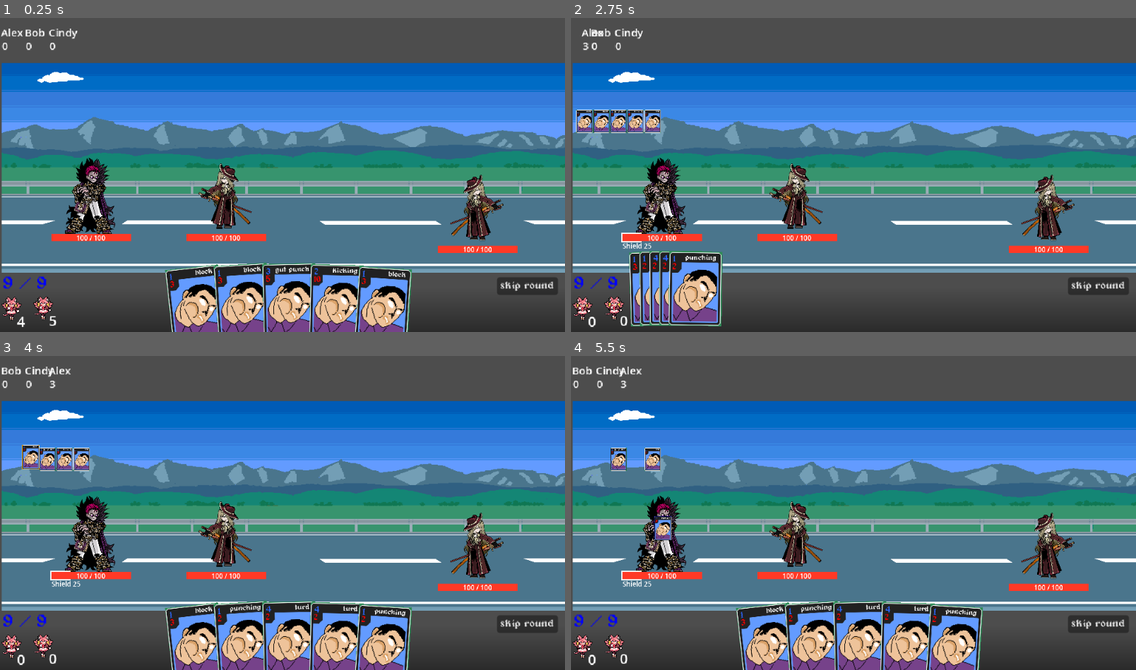
Above: before the commit, frames 1-4 (two rows, left to right).
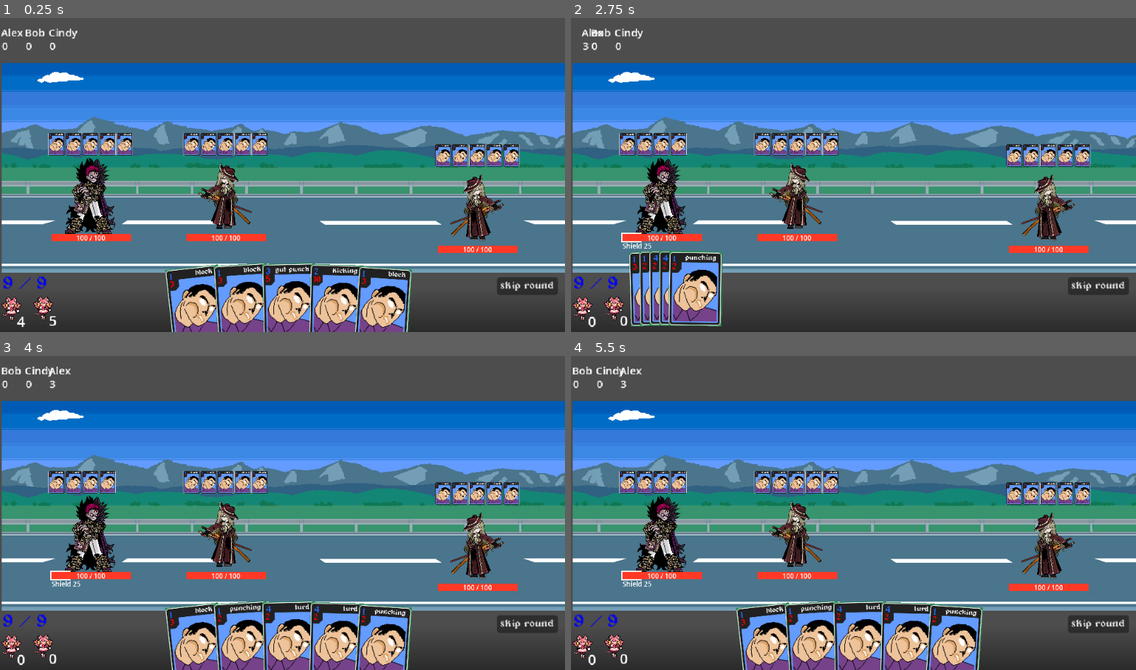
Above: after the commit, the same moments.

Repository: mewmewmyagic/card-game-main
Game: Godot game, scene res://scenes/battle/BattleScene.tscn
The game is run twice, just before and just after one commit, with the same random seed, the same clock (stepped at 60 frames per second) and the same inputs.
Inputs (mouse positions are in pixels of both pictures, inside the frame that each line leads up to):
- Up to frame 1 (0.25 s): no input
- Up to frame 2 (2.75 s): click "skip round" at 0.5 s; click "skip round" at 1.25 s; tap Enter at 2 s; drag from (768, 303) to (661, 196) at 2.02 s
- Up to frame 3 (4 s): drag from (11, 459) to (90, 534) at 2.77 s; move the mouse to (28, 459) at 3.52 s; hold D (Right) from 3.53 s (still down); hold Right mouse button (right_mouse) from 3.53 s (still down); click (28, 459) at 3.67 s
- Up to frame 4 (5.5 s): release D (Right) at 4.25 s; release Right mouse button (right_mouse) at 4.25 s; tap Space at 4.25 s; drag from (616, 459) to (661, 531) at 4.27 s; drag from (633, 459) to (661, 531) at 5.02 s

The runs differ from the first frame. In frame 1, 3.0% of the frame differs, in the area x 8-92%, y 36-48%; in frame 2, 3.9%, in the area x 0-92%, y 29-48%; in frame 3, 3.7%; in frame 4, 3.5%.

Commit message:
some bs

Diff:
--- a/Scripts/battle/battle_ui.gd
+++ b/Scripts/battle/battle_ui.gd
@@ -1,7 +1,7 @@
 extends CanvasLayer
 
 @export var battle_state: BattleState
-@export var the_hand_ui: TheHand
+@export var the_hand_ui: PlayerHand
 @export var stamina_ui: StaminaUI
 @export var turn_ui: TurnUI
 @export var draw_pile_ui: CardPileUI
--- a/Scripts/battle/event_bus.gd
+++ b/Scripts/battle/event_bus.gd
@@ -4,7 +4,7 @@
 signal card_play_requested(card: Card, source: Combatant, target: Combatant)
 signal card_played(card: Card, source: Combatant)
 signal card_play_rejected(card: Card, source: Combatant)
-signal card_ui_play_rejected(card_ui: CardUI)  # UI-specific, see below
+signal card_ui_play_rejected(card_ui: HandCardUI)  # UI-specific, see below
 signal turn_end_request()
 
 #Turns
--- a/Scripts/battle_ui/the_hand_ui.gd
+++ b/Scripts/battle_ui/player_hand_ui.gd
@@ -1,5 +1,5 @@
 extends Control
-class_name TheHand
+class_name PlayerHand
 
 ## Base spacing between cards divided down from a reference value
 const CARD_SPACING: float = 110
@@ -16,7 +16,7 @@
 
 
 @export var card_ui_scene: PackedScene
-var cards: Array[CardUI] = []
+var cards: Array[HandCardUI] = []
 var card_to_ui: Dictionary = {}
 var hand_pile: CardPile
 var card_play_manager: CardPlayManager
@@ -72,7 +72,7 @@
 	_update_layout()
 
 func _spawn_card(card: Card) -> void:
-	var card_ui := card_ui_scene.instantiate() as CardUI
+	var card_ui := card_ui_scene.instantiate() as HandCardUI
 	card_ui.card = card
 	card_ui.owner_combatant = source_combatant
 	card_ui.request_snap_back.connect(request_relayout)
@@ -80,7 +80,7 @@
 	card_to_ui[card] = card_ui
 
 func _despawn_card(card: Card) -> void:
-	var card_ui: CardUI = card_to_ui[card]
+	var card_ui: HandCardUI = card_to_ui[card]
 	card_to_ui.erase(card)
 	card_ui.queue_free()
 
@@ -123,6 +123,6 @@
 
 		_animate_card(card, target_position, target_rotation)
 
-func _animate_card(card: CardUI, target_position: Vector2, target_rotation: float) -> void:
+func _animate_card(card: HandCardUI, target_position: Vector2, target_rotation: float) -> void:
 	#var distance: Vector2 =  target_position - card.position
 	card.animator.move_to(target_position, target_rotation, TWEEN_DURATION)
--- a/Scripts/card_ui/card_state/card_state.gd
+++ b/Scripts/card_ui/card_state/card_state.gd
@@ -7,7 +7,7 @@
 
 @export var state: State
 
-var card_ui: CardUI
+var card_ui: HandCardUI
 
 func enter() -> void:
 	pass
--- a/Scripts/card_ui/card_state_machine.gd
+++ b/Scripts/card_ui/card_state_machine.gd
@@ -5,7 +5,7 @@
 var current_state: CardState
 var states := {}
 
-func init(card: CardUI):
+func init(card: HandCardUI):
 	for child in get_children():
 		if child is CardState:
 			states[child.state] = child
--- a/Scripts/card_ui/card_ui.gd
+++ b/Scripts/card_ui/card_ui.gd
@@ -1,4 +1,4 @@
-class_name CardUI
+class_name HandCardUI
 extends Control
 
 signal request_snap_back
--- a/Scripts/combatant/combatant.gd
+++ b/Scripts/combatant/combatant.gd
@@ -96,6 +96,7 @@
 func bind() -> void:
 	stats_ui.bind(stats)
 	status_manager.parent = self
+	hand_pile.card_pile_size_changed.connect(skill_container.refresh_display)
 
 #why is this here? and why is it like this? no clue
 func check_if_dead() -> void:
@@ -123,7 +124,6 @@
 
 
 func play_skill_animation(card: Card) -> void:
-	skill_container.refresh()
 	if appearance == null or sprite_2d == null:
 		return
 	sprite_2d.play_animation(appearance.get_animation_for_card(card.card_name))
--- a/scenes/battle/BattleScene.tscn
+++ b/scenes/battle/BattleScene.tscn
@@ -2,7 +2,7 @@
 
 [ext_resource type="Script" uid="uid://cwknok3wn3wr2" path="res://scenes/battle/BattleScene.gd" id="1_i1ovl"]
 [ext_resource type="Texture2D" uid="uid://h2skwp06ey8c" path="res://Textures/Backgrounds/Background1.png" id="1_k6rj7"]
-[ext_resource type="PackedScene" uid="uid://d0tus8eitn6fa" path="res://scenes/card_ui/card_ui.tscn" id="1_ukcc5"]
+[ext_resource type="PackedScene" uid="uid://d0tus8eitn6fa" path="res://scenes/card_ui/hand_card_ui.tscn" id="1_ukcc5"]
 [ext_resource type="Script" uid="uid://b1i6l5yfrj18y" path="res://Scripts/battle/battle_ui.gd" id="2_4f3f8"]
 [ext_resource type="Texture2D" uid="uid://y3uqbfpt74de" path="res://Textures/Backgrounds/Sprite-0003.png" id="3_lk1r3"]
 [ext_resource type="PackedScene" uid="uid://dqojtyf4in0y3" path="res://scenes/ui/Combatant.tscn" id="4_0yjdt"]
@@ -19,7 +19,7 @@
 [ext_resource type="Script" uid="uid://b7gxswfche1cy" path="res://Scripts/card/card_pile/card_pile.gd" id="11_4f3f8"]
 [ext_resource type="PackedScene" uid="uid://1uaqytmxr4de" path="res://scenes/ui/stamina_ui.tscn" id="11_emfdx"]
 [ext_resource type="PackedScene" uid="uid://dwsjgd3bmp76l" path="res://scenes/ui/turn_ui.tscn" id="14_th5m4"]
-[ext_resource type="PackedScene" uid="uid://sewshbwxty6x" path="res://scenes/ui/card_piles_ui.tscn" id="15_4q0u5"]
+[ext_resource type="PackedScene" uid="uid://sewshbwxty6x" path="res://scenes/ui/card_pile_ui.tscn" id="15_4q0u5"]
 [ext_resource type="PackedScene" uid="uid://cy206irxku8cg" path="res://scenes/turn_order_icon.tscn" id="19_i1ovl"]
 [ext_resource type="PackedScene" uid="uid://df4gabwwtl1tb" path="res://scenes/ui/skip_round.tscn" id="21_2wrqn"]
 [ext_resource type="Shader" uid="uid://bs7lemhfqjxqc" path="res://scenes/BottomFade.gdshader" id="21_qiykf"]
--- /dev/null
+++ b/scenes/card_ui/combatant_hand_display.gd
@@ -0,0 +1,12 @@
+extends Control
+class_name CombatantHandDisplay
+
+@onready var color: ColorRect = $Visuals/Color
+@onready var stam_label: Label = $Visuals/Stam
+@onready var rc_label: Label = $Visuals/Rc
+@onready var name_label: Label = $Visuals/Name
+@onready var visuals: Node = $Visuals
+
+#temp
+@export var card: Card
+@export var owner_combatant: Combatant
--- /dev/null
+++ b/scenes/card_ui/combatant_hand_display.tscn
@@ -0,0 +1,96 @@
+[gd_scene format=3 uid="uid://g2ck1q1mk7dt"]
+
+[ext_resource type="Script" uid="uid://bc0khb8y36dik" path="res://scenes/card_ui/combatant_hand_display.gd" id="1_0m16k"]
+[ext_resource type="Texture2D" uid="uid://ccno6whirqfvt" path="res://Textures/cardArt/punching.png" id="2_4mysy"]
+[ext_resource type="Texture2D" uid="uid://bx00lm5efg52v" path="res://Textures/cardArt/punching-export.png" id="3_aedbf"]
+[ext_resource type="FontFile" uid="uid://c6ccqp6l47401" path="res://Textures/cardArt/alagard.ttf" id="4_eskp0"]
+[ext_resource type="Script" uid="uid://yfo6bt7rj4or" path="res://Scripts/card_ui/card_state_machine.gd" id="5_ugam8"]
+[ext_resource type="Script" uid="uid://b181menethe4x" path="res://Scripts/card_ui/card_state/card_base_state.gd" id="6_e5gjr"]
+
+[node name="CombatantHandDisplay" type="Control" unique_id=287759262]
+custom_minimum_size = Vector2(120, 168)
+layout_mode = 3
+anchors_preset = 15
+anchor_right = 1.0
+anchor_bottom = 1.0
+offset_right = -520.0
+offset_bottom = -192.0
+grow_horizontal = 2
+grow_vertical = 2
+script = ExtResource("1_0m16k")
+
+[node name="Visuals" type="Control" parent="." unique_id=563005732]
+layout_mode = 1
+anchors_preset = 15
+anchor_right = 1.0
+anchor_bottom = 1.0
+offset_right = -120.0
+offset_bottom = -168.0
+grow_horizontal = 2
+grow_vertical = 2
+
+[node name="Color" type="ColorRect" parent="Visuals" unique_id=230788978]
+layout_mode = 1
+anchors_preset = -1
+anchor_right = 3.0000002
+anchor_bottom = 4.2000003
+grow_horizontal = 2
+grow_vertical = 2
+mouse_filter = 2
+color = Color(0, 1, 0.23921569, 1)
+
+[node name="TextureRect" type="TextureRect" parent="Visuals" unique_id=729452497]
+visible = false
+texture_filter = 1
+layout_mode = 1
+anchors_preset = -1
+anchor_right = 3.0000002
+anchor_bottom = 4.2000003
+mouse_filter = 2
+texture = ExtResource("2_4mysy")
+expand_mode = 1
+
+[node name="Punching" type="Sprite2D" parent="Visuals" unique_id=1324702959]
+texture_filter = 2
+position = Vector2(59.22222, 84.111115)
+scale = Vector2(0.75, 0.75)
+texture = ExtResource("3_aedbf")
+
+[node name="Rc" type="Label" parent="Visuals" unique_id=1101958586]
+layout_mode = 0
+offset_left = 8.222221
+offset_top = 25.11111
+offset_right = 21.222221
+offset_bottom = 44.11111
+theme_override_colors/font_color = Color(0.972549, 0, 0, 1)
+theme_override_fonts/font = ExtResource("4_eskp0")
+theme_override_font_sizes/font_size = 20
+text = "Y"
+
+[node name="Stam" type="Label" parent="Visuals" unique_id=855872758]
+layout_mode = 0
+offset_left = 9.222221
+offset_top = 8.111111
+offset_right = 22.222221
+offset_bottom = 27.11111
+theme_override_colors/font_color = Color(0.18136448, 0.4125657, 1, 1)
+theme_override_fonts/font = ExtResource("4_eskp0")
+theme_override_font_sizes/font_size = 20
+text = "X"
+
+[node name="Name" type="Label" parent="Visuals" unique_id=790496986]
+layout_mode = 0
+offset_left = 24.222221
+offset_top = 6.1111107
+offset_right = 107.22222
+offset_bottom = 29.11111
+theme_override_fonts/font = ExtResource("4_eskp0")
+text = "church"
+horizontal_alignment = 2
+
+[node name="CardStateMachine" type="Node" parent="." unique_id=1534837865 node_paths=PackedStringArray("initial_state")]
+script = ExtResource("5_ugam8")
+initial_state = NodePath("CardBaseState")
+
+[node name="CardBaseState" type="Node" parent="CardStateMachine" unique_id=35498501]
+script = ExtResource("6_e5gjr")
--- a/scenes/card_ui/card_ui.tscn
+++ b/scenes/card_ui/hand_card_ui.tscn
@@ -1,23 +1,23 @@
 [gd_scene format=3 uid="uid://d0tus8eitn6fa"]
 
-[ext_resource type="Script" uid="uid://csdh4sp6yjchw" path="res://Scripts/card_ui/card_ui.gd" id="1_di10o"]
-[ext_resource type="Script" uid="uid://yfo6bt7rj4or" path="res://Scripts/card_ui/card_state_machine.gd" id="2_di10o"]
-[ext_resource type="Script" uid="uid://b181menethe4x" path="res://Scripts/card_ui/card_state/card_base_state.gd" id="3_psaan"]
-[ext_resource type="Script" uid="uid://citt6rm7fwm6i" path="res://Scripts/card_ui/card_state/card_hover_state.gd" id="4_orrkt"]
-[ext_resource type="Script" uid="uid://chs3r60sxhfb2" path="res://Scripts/card_ui/card_state/card_clicked_state.gd" id="4_p3btc"]
-[ext_resource type="Script" uid="uid://47ngu2grsubq" path="res://Scripts/card_ui/card_state/card_dragging_state.gd" id="5_s72om"]
-[ext_resource type="Script" uid="uid://dy04m73ovkqv2" path="res://Scripts/card_ui/card_state/card_release_state.gd" id="6_orrkt"]
-[ext_resource type="Texture2D" uid="uid://ccno6whirqfvt" path="res://Textures/cardArt/punching.png" id="8_ci03s"]
-[ext_resource type="Script" uid="uid://bgnnuplhtpaax" path="res://Scripts/card_ui/card_animator.gd" id="8_yxx8x"]
-[ext_resource type="FontFile" uid="uid://c6ccqp6l47401" path="res://Textures/cardArt/alagard.ttf" id="9_js3ux"]
-[ext_resource type="Texture2D" uid="uid://bx00lm5efg52v" path="res://Textures/cardArt/punching-export.png" id="9_qeblu"]
+[ext_resource type="Script" uid="uid://csdh4sp6yjchw" path="res://Scripts/card_ui/card_ui.gd" id="1_i2wwq"]
+[ext_resource type="Script" uid="uid://yfo6bt7rj4or" path="res://Scripts/card_ui/card_state_machine.gd" id="2_wrych"]
+[ext_resource type="Script" uid="uid://b181menethe4x" path="res://Scripts/card_ui/card_state/card_base_state.gd" id="3_lmj0m"]
+[ext_resource type="Script" uid="uid://citt6rm7fwm6i" path="res://Scripts/card_ui/card_state/card_hover_state.gd" id="4_yq2hr"]
+[ext_resource type="Script" uid="uid://chs3r60sxhfb2" path="res://Scripts/card_ui/card_state/card_clicked_state.gd" id="5_pcje7"]
+[ext_resource type="Script" uid="uid://47ngu2grsubq" path="res://Scripts/card_ui/card_state/card_dragging_state.gd" id="6_cmaid"]
+[ext_resource type="Script" uid="uid://dy04m73ovkqv2" path="res://Scripts/card_ui/card_state/card_release_state.gd" id="7_vcvy6"]
+[ext_resource type="Texture2D" uid="uid://ccno6whirqfvt" path="res://Textures/cardArt/punching.png" id="8_bqffo"]
+[ext_resource type="Texture2D" uid="uid://bx00lm5efg52v" path="res://Textures/cardArt/punching-export.png" id="9_72m76"]
+[ext_resource type="FontFile" uid="uid://c6ccqp6l47401" path="res://Textures/cardArt/alagard.ttf" id="10_l35cs"]
+[ext_resource type="Script" uid="uid://bgnnuplhtpaax" path="res://Scripts/card_ui/card_animator.gd" id="11_cb4sq"]
 
 [sub_resource type="Theme" id="Theme_xm8em"]
 
 [sub_resource type="RectangleShape2D" id="RectangleShape2D_crx7y"]
 size = Vector2(120, 167)
 
-[node name="CardUI" type="Control" unique_id=1788474916]
+[node name="HandCardUI" type="Control" unique_id=1788474916]
 custom_minimum_size = Vector2(120, 168)
 custom_maximum_size = Vector2(120, 168)
 layout_mode = 3
--- a/scenes/ui/Combatant.tscn
+++ b/scenes/ui/Combatant.tscn
@@ -8,7 +8,7 @@
 [ext_resource type="PackedScene" uid="uid://wb8nl4l28r7w" path="res://status_effect_icon.tscn" id="6_fsa1f"]
 [ext_resource type="Script" uid="uid://ca7xr68felq2v" path="res://Scripts/Modifiers/modifier_manager.gd" id="6_sga3o"]
 [ext_resource type="PackedScene" uid="uid://csbn5q80nu6vw" path="res://skill_container.tscn" id="8_4uuik"]
-[ext_resource type="PackedScene" uid="uid://d0tus8eitn6fa" path="res://scenes/card_ui/card_ui.tscn" id="9_insgk"]
+[ext_resource type="PackedScene" uid="uid://g2ck1q1mk7dt" path="res://scenes/card_ui/combatant_hand_display.tscn" id="9_4uuik"]
 
 [sub_resource type="RectangleShape2D" id="RectangleShape2D_crx7y"]
 
@@ -43,13 +43,6 @@
 offset_bottom = 351.0
 columns = 10
 
-[node name="SkillContainer" parent="." unique_id=888406017 node_paths=PackedStringArray("parent") instance=ExtResource("8_4uuik")]
-offset_top = -230.0
-offset_bottom = -230.0
-scale = Vector2(0.5, 0.5)
-parent = NodePath("..")
-card_ui_scene = ExtResource("9_insgk")
-
 [node name="StatusManager" type="Node" parent="." unique_id=810462496 node_paths=PackedStringArray("parent", "status_effect_area")]
 script = ExtResource("5_88lpd")
 parent = NodePath("..")
@@ -59,3 +52,12 @@
 [node name="ModifierManager" type="Node" parent="." unique_id=1067453016]
 script = ExtResource("6_sga3o")
 metadata/_custom_type_script = "uid://ca7xr68felq2v"
+
+[node name="SkillContainer" parent="." unique_id=888406017 node_paths=PackedStringArray("parent") instance=ExtResource("8_4uuik")]
+offset_left = -152.0
+offset_top = -231.0
+offset_right = 464.0
+offset_bottom = -63.0
+scale = Vector2(0.5, 0.5)
+parent = NodePath("..")
+card_ui_scene = ExtResource("9_4uuik")
--- a/skill_container.gd
+++ b/skill_container.gd
@@ -4,12 +4,12 @@
 @export var parent: Combatant
 @export var card_ui_scene: PackedScene
 # Called when the node enters the scene tree for the first time.
-func refresh() -> void:
+func refresh_display(_amount: int) -> void:
 	for child in get_children():
 		child.queue_free()
 	for card in parent.hand_pile.cards:
 		print(card.card_name)
-		var card_ui := card_ui_scene.instantiate() as CardUI
+		var card_ui := card_ui_scene.instantiate() as CombatantHandDisplay
 		card_ui.card = card
 		card_ui.owner_combatant = parent
 		add_child(card_ui)
--- a/skill_container.tscn
+++ b/skill_container.tscn
@@ -1,6 +1,7 @@
 [gd_scene format=3 uid="uid://csbn5q80nu6vw"]
 
 [ext_resource type="Script" uid="uid://ljpbwpcxxpe5" path="res://skill_container.gd" id="1_7ai60"]
+[ext_resource type="PackedScene" uid="uid://d0tus8eitn6fa" path="res://scenes/card_ui/hand_card_ui.tscn" id="2_4qrm2"]
 
 [node name="SkillContainer" type="GridContainer" unique_id=888406017]
 anchors_preset = 15
@@ -10,3 +11,4 @@
 grow_vertical = 2
 columns = 10
 script = ExtResource("1_7ai60")
+card_ui_scene = ExtResource("2_4qrm2")
Renamed: Scripts/battle_ui/the_hand_ui.gd.uid -> Scripts/battle_ui/player_hand_ui.gd.uid
Not shown, added: scenes/card_ui/combatant_hand_display.gd.uid
Not shown: 6 places in scenes/card_ui/hand_card_ui.tscn that only renumber resources
Renamed: scenes/ui/card_piles_ui.tscn -> scenes/ui/card_pile_ui.tscn
Not shown, added: scenes/battle/BattleScene.tscn.depren
Not shown, added: scenes/battle/BattleScene.tscn669415951.tmp
